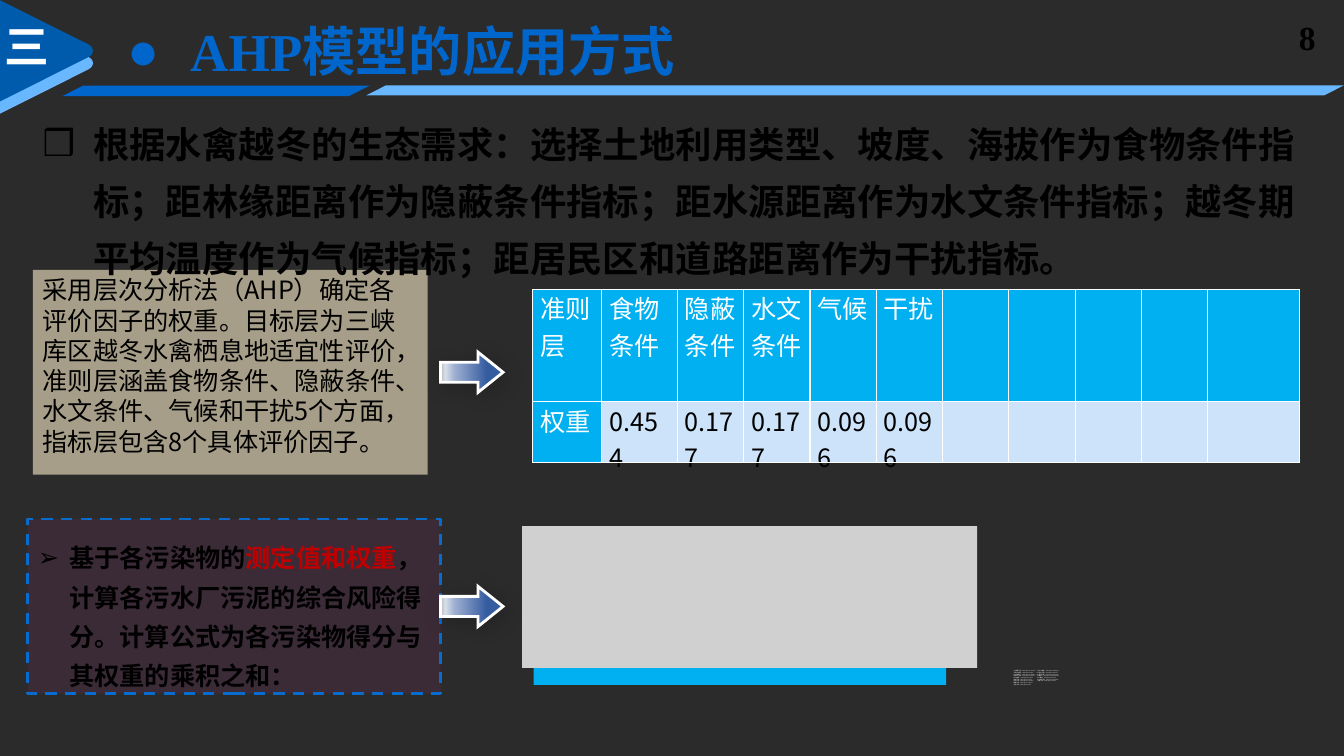
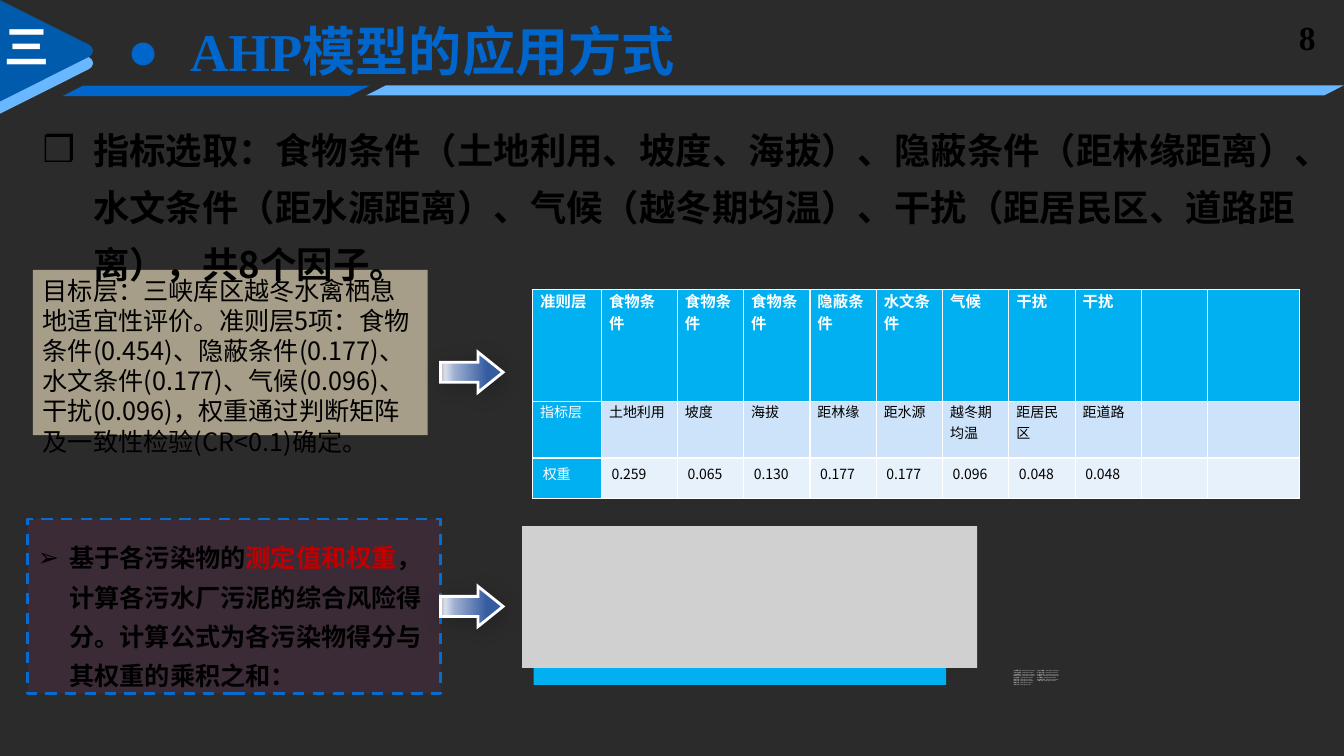
Before and after one commit to exchan9e/-, a slide deck: slide 8 of AHP模型/数据处理与建模-AHP模型案例 .pptx. Drawn at 1344x756 pixels with LibreOffice and Linux fonts; fonts in the diff are those of the drawing; grey boxes stand for pictures; background and template pictures are left out; a plain dark background stands for a picture behind light text. Boxes give left, top, right and bottom in pixels: in the first picture for what was removed or moved away, otherwise in the second. Text is boxed around its words. In the diff, an @@ line names an element or a change of style, - is before the commit and + after.

```diff
--- a/AHP模型/数据处理与建模-AHP模型案例 .pptx
+++ b/AHP模型/数据处理与建模-AHP模型案例 .pptx
@@ text at box(93, 133, 1331, 288): text changed @@
-❒ 根据水禽越冬的生态需求：选择土地利用类型、坡度、海拔作为食物条件指标；距林缘距离作为隐蔽条件指标；距水源距离作为水文条件指标；越冬期平均温度作为气候指标；距居民区和道路距离作为干扰指标。
+❒ 指标选取：食物条件（土地利用、坡度、海拔）、隐蔽条件（距林缘距离）、水文条件（距水源距离）、气候（越冬期均温）、干扰（距居民区、道路距离），共8个因子。
@@ rectangle "目标层：三峡库区越冬水禽栖息地适宜性评价。准则层5项：食物条件(0.454)、隐蔽条件(0.177)、水文条件(0.17 ...": place and size @@
-rectangle "目标层：三峡库区越冬水禽栖息地适宜性评价。准则层5项：食物条件(0.454)、隐蔽条件(0.177)、水文条件(0.17 ..." at box(33, 270, 429, 475)
+rectangle "目标层：三峡库区越冬水禽栖息地适宜性评价。准则层5项：食物条件(0.454)、隐蔽条件(0.177)、水文条件(0.17 ..." at box(33, 270, 429, 436)
@@ text in rectangle at box(43, 274, 410, 455): text changed @@
-采用层次分析法（AHP）确定各评价因子的权重。目标层为三峡库区越冬水禽栖息地适宜性评价，准则层涵盖食物条件、隐蔽条件、水文条件、气候和干扰5个方面，指标层包含8个具体评价因子。
+目标层：三峡库区越冬水禽栖息地适宜性评价。准则层5项：食物条件(0.454)、隐蔽条件(0.177)、水文条件(0.177)、气候(0.096)、干扰(0.096)，权重通过判断矩阵及一致性检验(CR<0.1)确定。
@@ table at box(532, 289, 1301, 508) @@
-row 1: 准则层 | 食物条件 | 隐蔽条件 | 水文条件 | 气候 | 干扰 |  |  |  |  | 
-row 2: 权重 | 0.454 | 0.177 | 0.177 | 0.096 | 0.096 |  |  |  |  | 
+row 1: 准则层 | 食物条件 | 食物条件 | 食物条件 | 隐蔽条件 | 水文条件 | 气候 | 干扰 | 干扰 |  | 
+row 2: 指标层 | 土地利用 | 坡度 | 海拔 | 距林缘 | 距水源 | 越冬期均温 | 距居民区 | 距道路 |  | 
+row 3: 权重 | 0.259 | 0.065 | 0.130 | 0.177 | 0.177 | 0.096 | 0.048 | 0.048 |  | 
```
Also in this commit, not shown: 5 other slides changed.
